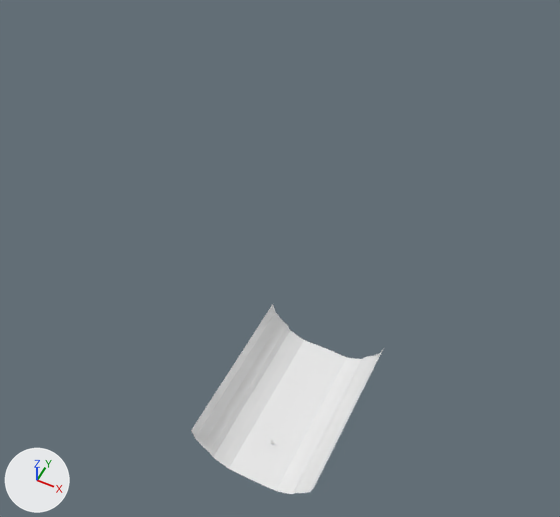
Before and after pictures for a commit that changed the Blender file blend_files/Level-Kit.blend.
The view is the same before and after, from a 50 mm camera at (40.8, -77.5, 162.0) aimed at (-26.3, 56.7, -5.7). The lights are fixed; the arrows at lower left show +X, +Y and +Z.
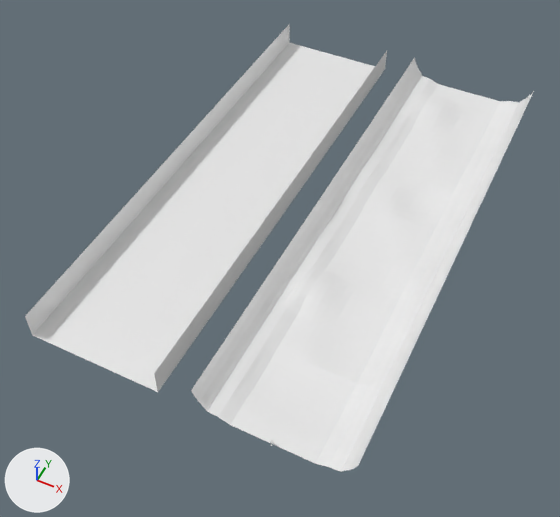
Edits to the bpy script that builds the scene:
```text
Add me_plane_001:
    me_plane_001.from_pydata(...)  # 2128 vertices, 2025 faces; spans x -21.0..21.0, y 0.0..150.0, z -2.0..8.0
Add me_plane_1:
    me_plane_1.from_pydata(...)  # 2128 vertices, 2025 faces; spans x -19.0..19.0, y 0.0..150.0, z 0.0..8.0
Remove ob_plane:
    ob_plane = bpy.data.objects.new('Plane', me_plane)
    ob_plane.location = (0.0, 0.0, 0.0)
Add ob_kit_02:
    ob_kit_02 = bpy.data.objects.new('Kit_02', me_plane_001)
    ob_kit_02.location = (0.0, 0.0, 0.0)
Add ob_kit_01:
    ob_kit_01 = bpy.data.objects.new('Kit_01', me_plane_1)
    ob_kit_01.location = (-50.0, 0.0, 0.0)
```

What differs and where, as boxes (x1, y1, x2, y2) in the pictures (560 x 517 px):
'Kit_02', added
    after: (191, 58, 534, 472)
'Kit_01', added
    after: (25, 24, 387, 392)
'Plane', deleted
    before: (191, 304, 384, 494)
